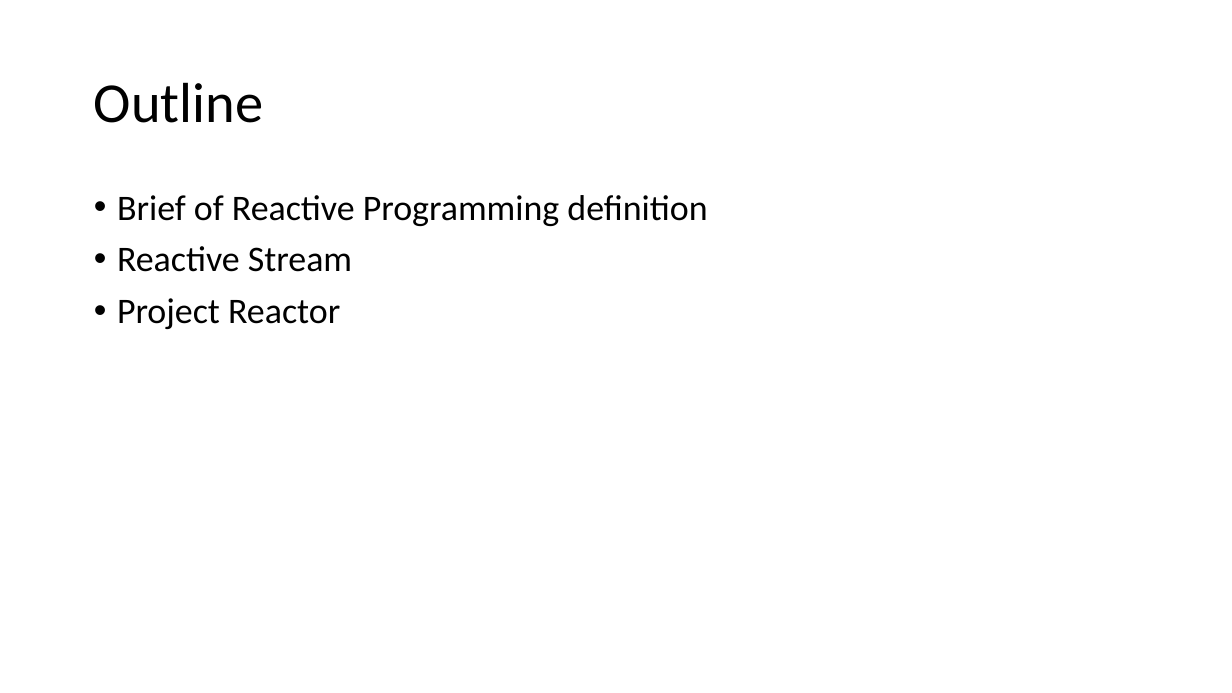
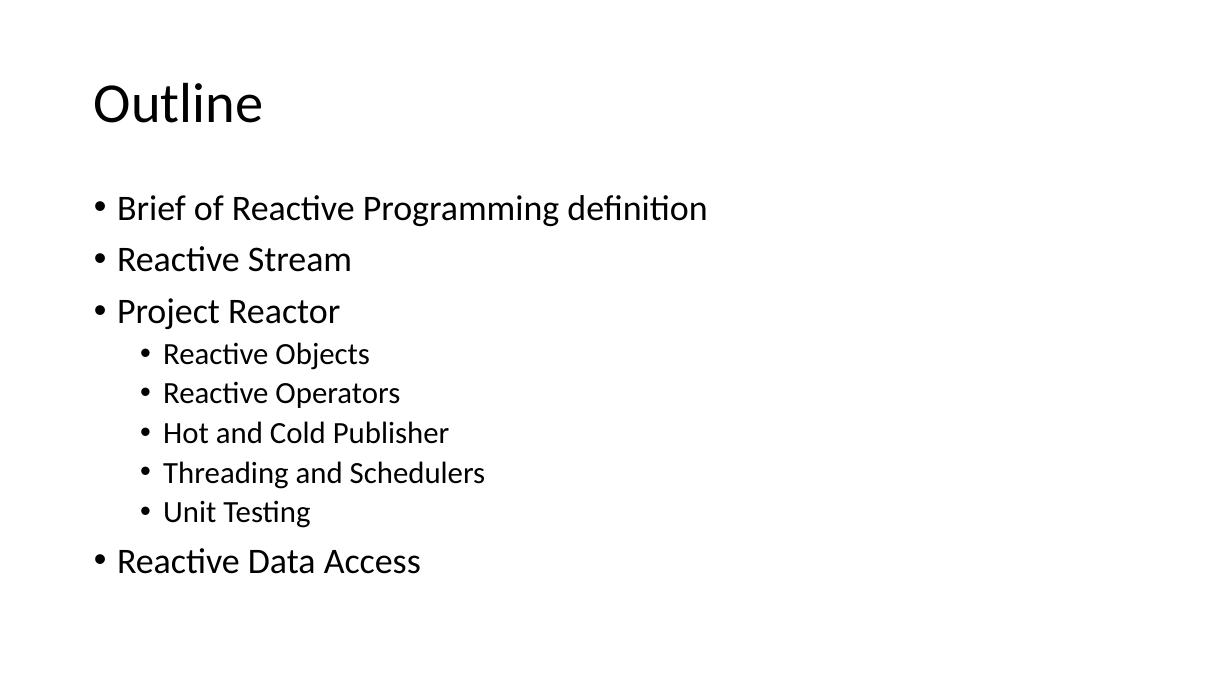
Before and after one commit to vietvuhoang/java-reactor-demo, a slide deck: slide 2 of doc/ReactiveProgramming.Java.pptx. Drawn at 1232x693 pixels with LibreOffice and Linux fonts; fonts in the diff are those of the drawing. Boxes give left, top, right and bottom in pixels: in the first picture for what was removed or moved away, otherwise in the second. Text is boxed around its words. In the diff, an @@ line names an element or a change of style, - is before the commit and + after.

```diff
--- a/doc/ReactiveProgramming.Java.pptx
+++ b/doc/ReactiveProgramming.Java.pptx
@@ text at [117, 342, 486, 574]: paragraphs added @@
+  • Reactive Objects
+  • Reactive Operators
+  • Hot and Cold Publisher
+  • Threading and Schedulers
+  • Unit Testing
+• Reactive Data Access
```
Also in this commit, not shown: 4 other slides changed, 4 slides added, 2 other files.
